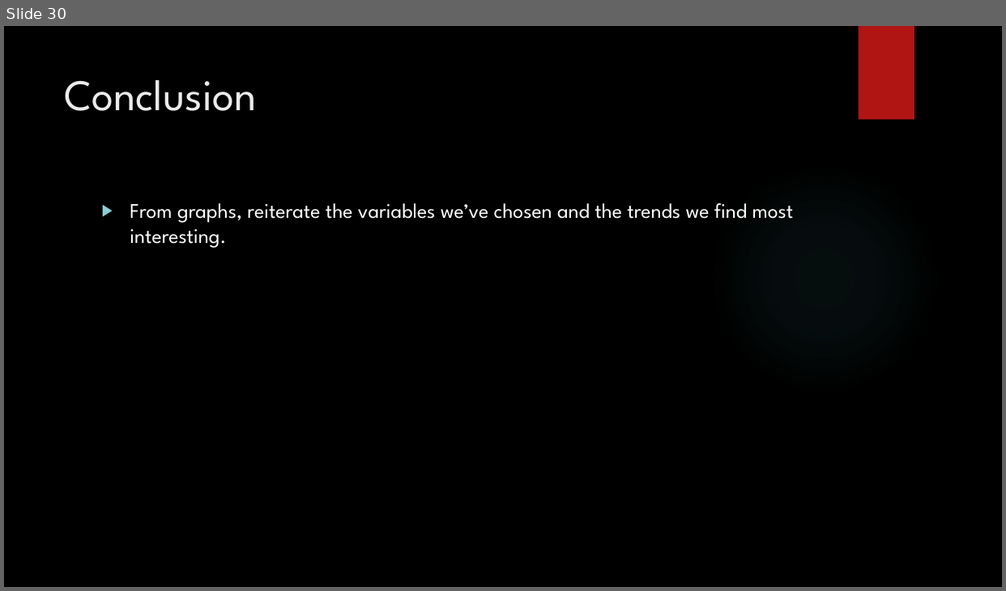
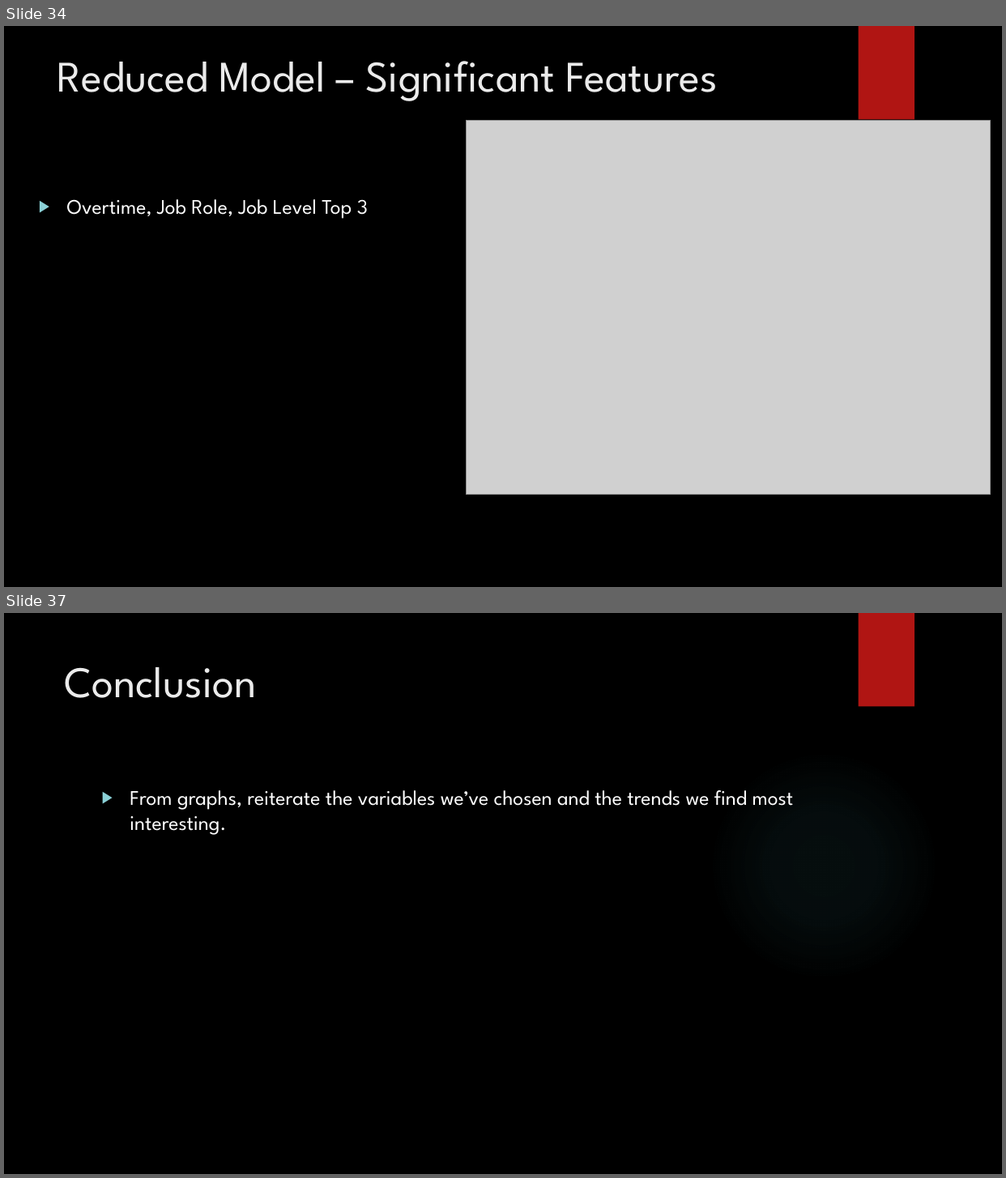
Before and after one commit to vazquezs123/DATA_SCIENCE_CS02, a slide deck: case_study_02_presentation.pptx. Shown one above the other, each under a label of ours: slide 30 before the commit, slides 34 and 37 after it; the slides between them are not shown. The pictures are 1006x591 and 1006x1178 pixels, drawn with LibreOffice and Linux fonts; fonts in the diff are those of the drawing; grey boxes stand for pictures; background and template pictures are left out. Boxes give left, top, right and bottom in pixels: in the first picture for what was removed or moved away, otherwise in the second. Text is boxed around its words. In the diff, an @@ line names an element or a change of style, - is before the commit and + after.

```diff
--- a/case_study_02_presentation.pptx
+++ b/case_study_02_presentation.pptx
@@ slide 34 added at [4,26,1002,587], background picture (left out); not listed: 1 template element that a slide beside it also shows @@
@@ title added at [57,61,718,101], 42 pt, text #EBEBEB @@
+Reduced Model – Significant Features
@@ picture added at [467,120,991,495] @@
@@ text added at [67,199,368,219], 20 pt, text #FFFFFF @@
+▶ Overtime, Job Role, Job Level Top 3
@@ what was slide 30 is now slide 37 @@
```
Also in this commit, not shown: 6 other slides added.
